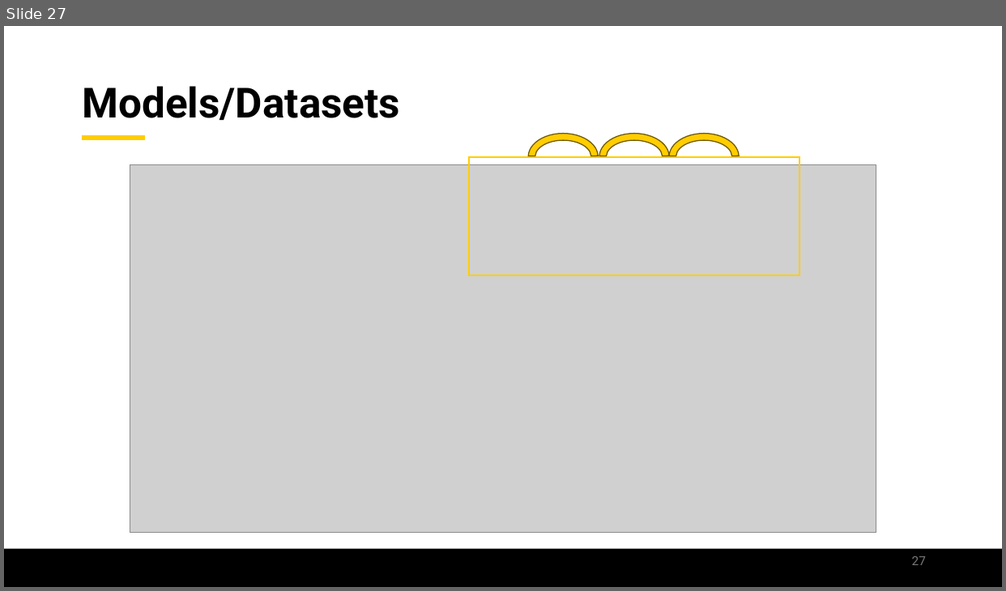
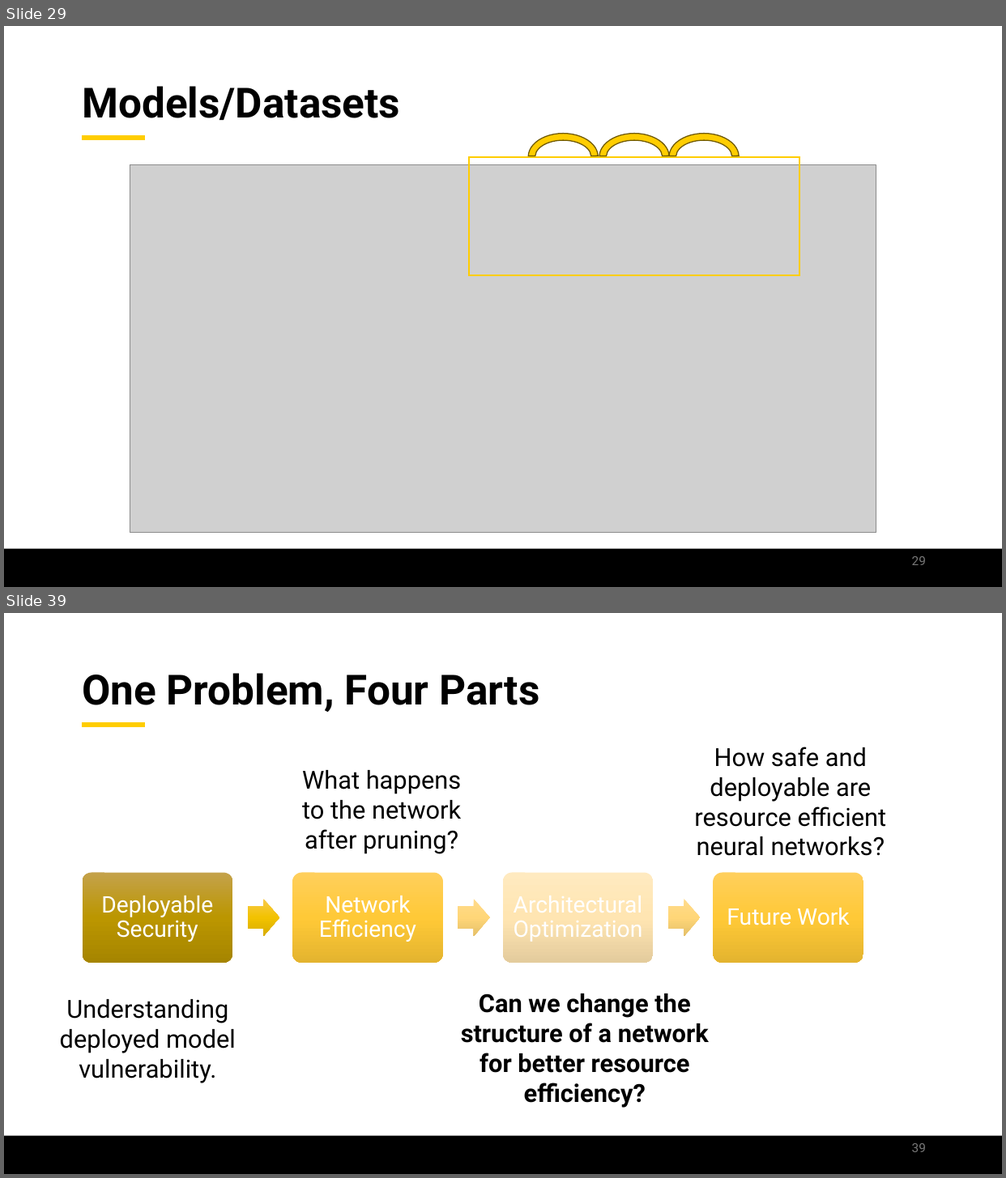
Before and after one commit to jamilgafur/Presentation, a slide deck: Presentation.pptx. Shown one above the other, each under a label of ours: slide 27 before the commit, slides 29 and 39 after it; the slides between them are not shown. The pictures are 1006x591 and 1006x1178 pixels, drawn with LibreOffice and Linux fonts; fonts in the diff are those of the drawing; grey boxes stand for pictures; background and template pictures are left out. Boxes give left, top, right and bottom in pixels: in the first picture for what was removed or moved away, otherwise in the second. Text is boxed around its words. In the diff, an @@ line names an element or a change of style, - is before the commit and + after.

```diff
--- a/Presentation.pptx
+++ b/Presentation.pptx
@@ slide 39 added at (4, 613, 1002, 1174), background #FFFFFF; not listed: 2 template elements that a slide beside it also shows @@
@@ title added at (82, 673, 539, 712), 40 pt, text #000000, bold @@
+One Problem, Four Parts
@@ text added at (694, 747, 887, 856), 24 pt, text #000000 @@
+  How safe and deployable are resource efficient neural networks?
@@ text added at (302, 770, 461, 854), 24 pt, text #000000 @@
+  What happens to the network after pruning?
@@ group added at (83, 873, 863, 963): 4 rounded rectangles, 4 texts, 3 right arrows @@
+Deployable Security
+Network Efficiency
+Architectural Optimization
+Future Work
@@ text added at (60, 999, 236, 1084), 24 pt, text #000000 @@
+  Understanding deployed model vulnerability.
@@ text added at (461, 994, 709, 1108), 24 pt, text #000000, bold @@
+  Can we change the structure of a network for better resource efficiency?
@@ page number added at (912, 1144, 926, 1152), 12 pt, text #797979 @@
+39
@@ what was slide 27 is now slide 29 @@
@@ page number at (912, 557, 926, 565): text changed @@
-27
+29
```
Also in this commit, not shown: 24 slides changed, 30 other slides added, 21 slides removed.
